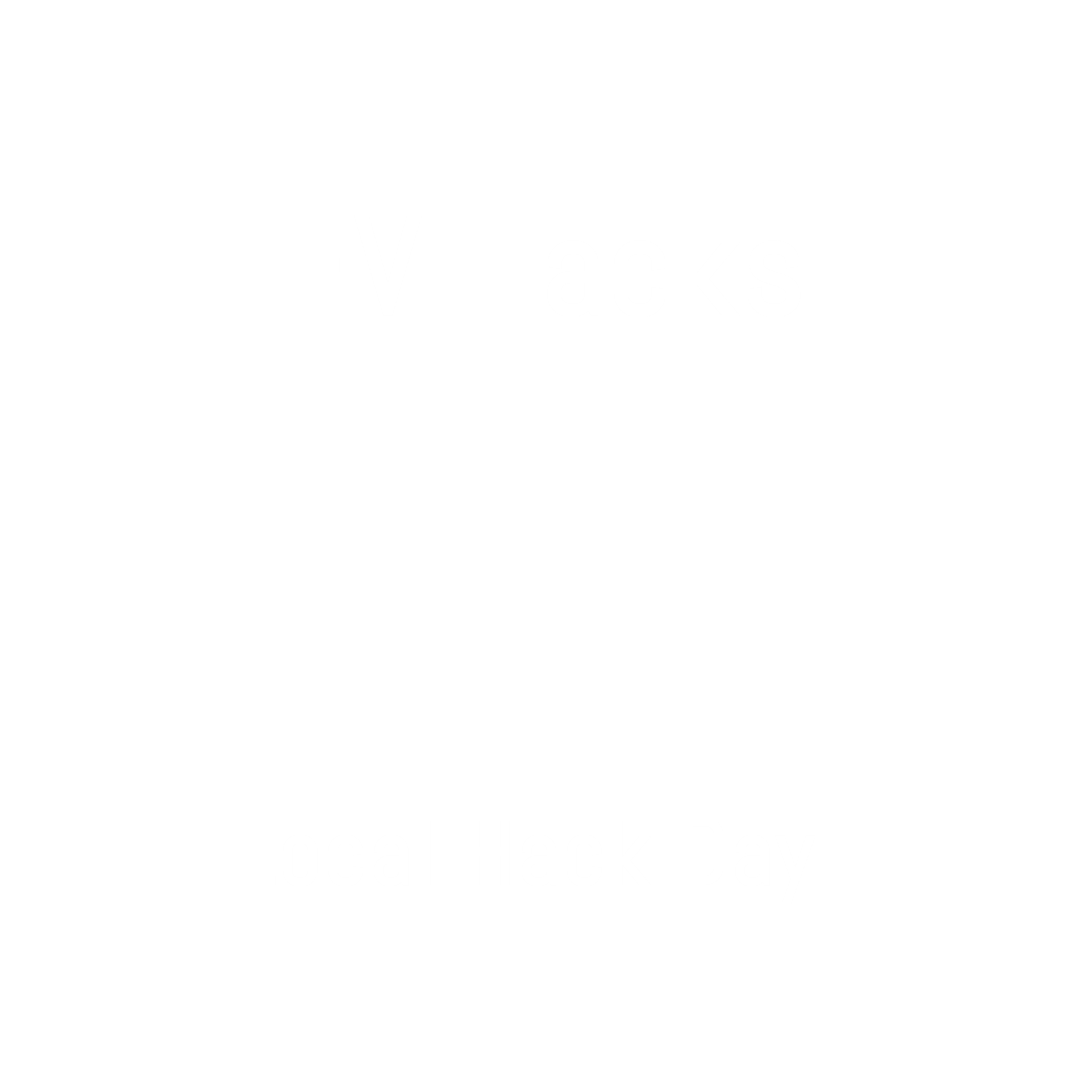
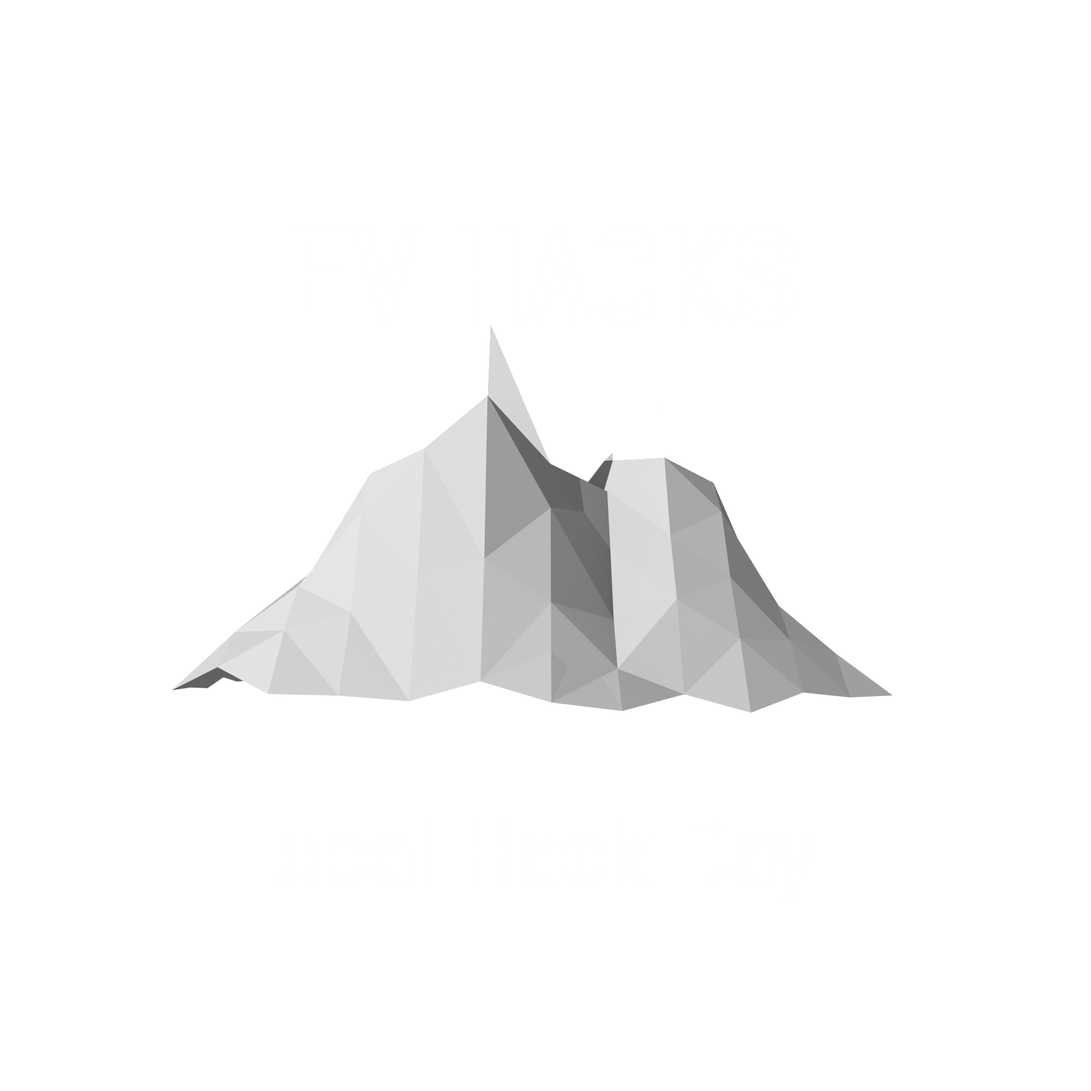
Before/after of a 1091 × 1091 layered artwork. What changed in the layer stack:
showed "SoloMountain.png", moved it above "EV HACKS", painted on it over [171, 323, 894, 714]
removed layer "Circle" over [171, 323, 894, 714]
